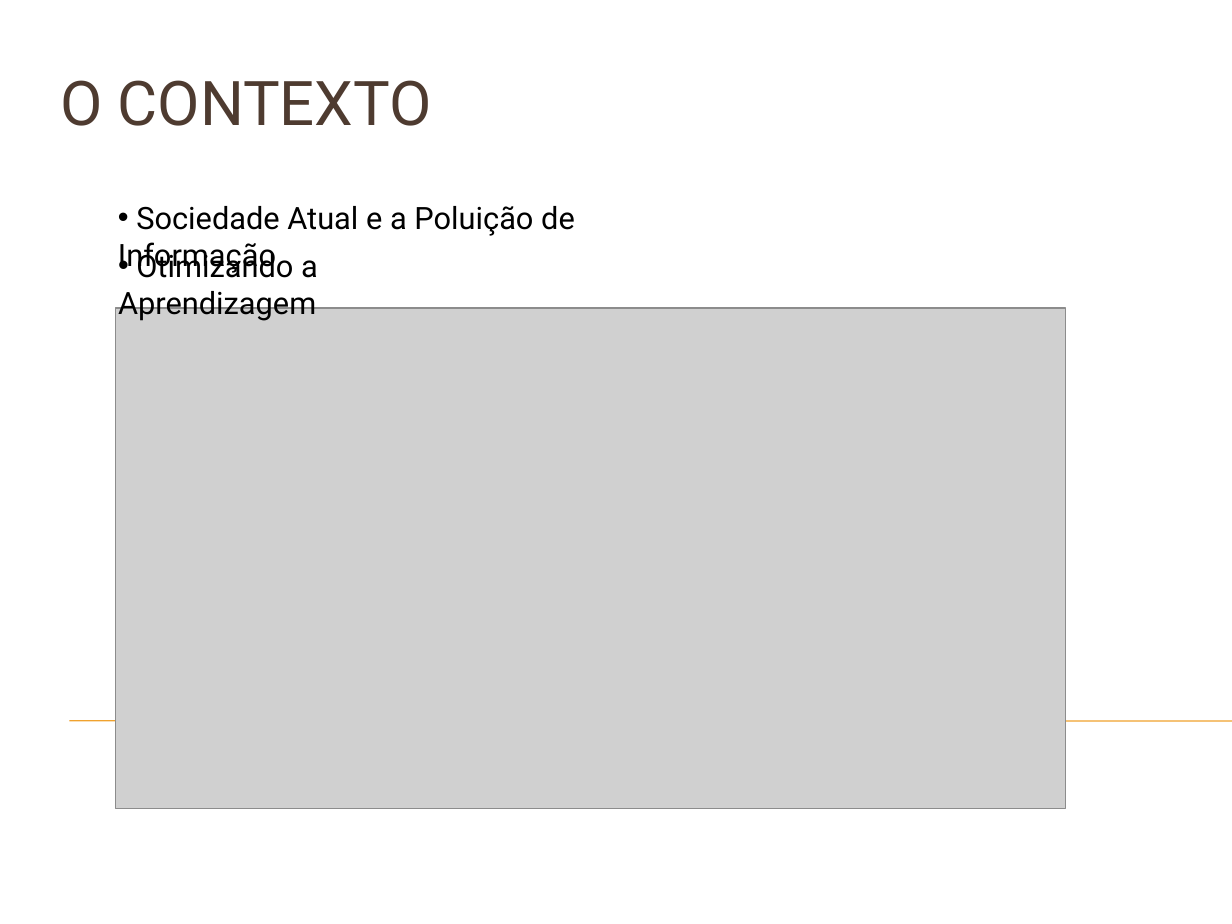
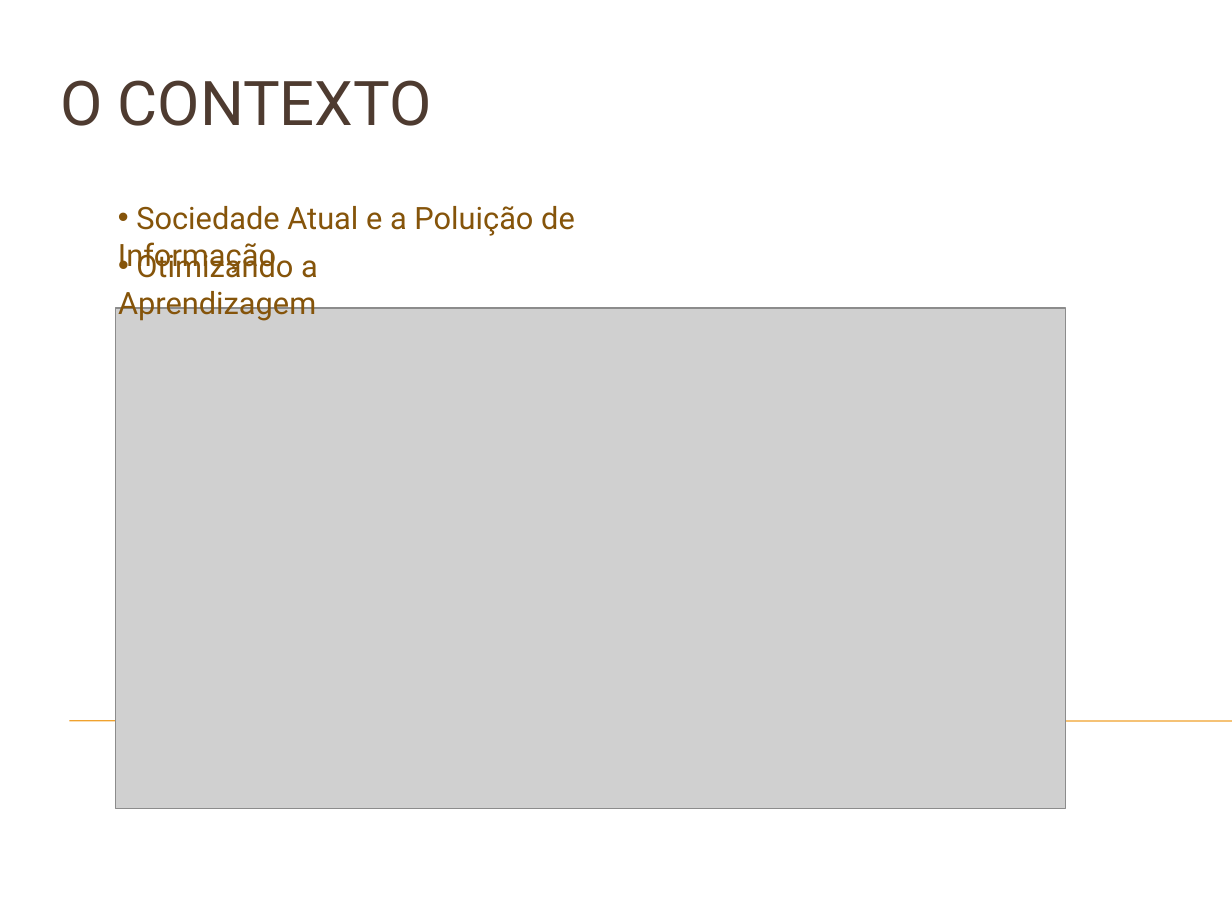
Before and after one commit to daniloaleixo/projeto_engsoft_labbd, a slide deck: slide 4 of Documentação/Apresentação.pptx. Drawn at 1232x924 pixels with LibreOffice and Linux fonts; fonts in the diff are those of the drawing; grey boxes stand for pictures; background and template pictures are left out. Boxes give left, top, right and bottom in pixels: in the first picture for what was removed or moved away, otherwise in the second. Text is boxed around its words. In the diff, an @@ line names an element or a change of style, - is before the commit and + after.

```diff
--- a/Documentação/Apresentação.pptx
+++ b/Documentação/Apresentação.pptx
@@ text "Sociedade Atual e a Poluição ..." at [118,206,575,274]: text colour #000000 to #85540A @@
@@ text "Otimizando a Aprendizagem" at [118,249,318,321]: text colour #000000 to #85540A @@
```
Also in this commit, not shown: 7 slides added, 2 slides removed, 1 other file.
